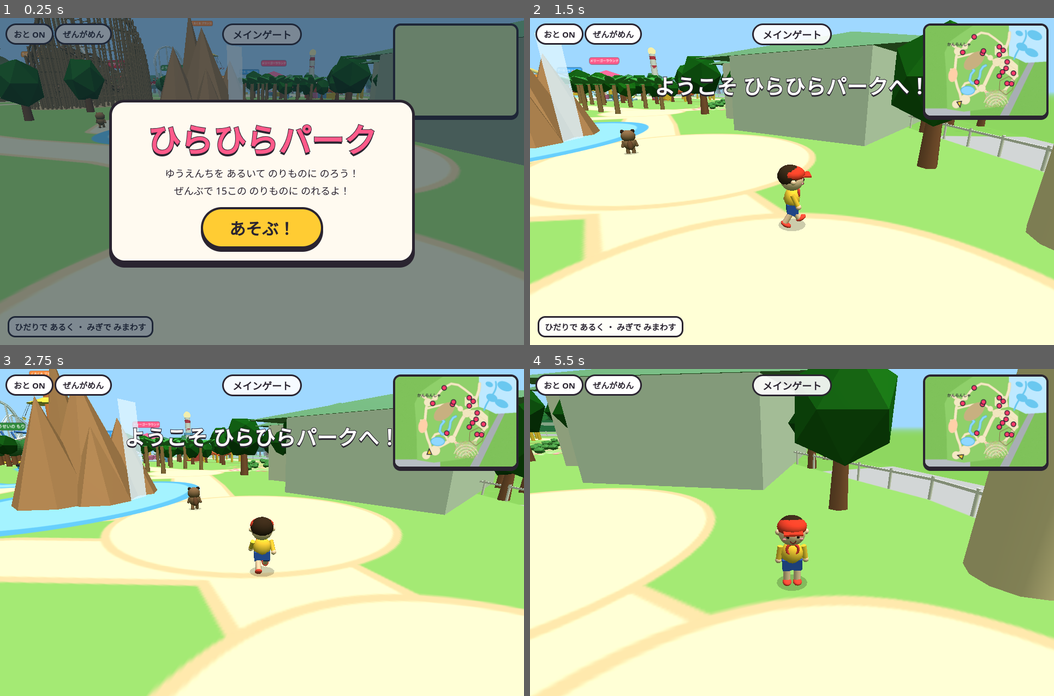
Above: before the commit, frames 1-4 (two rows, left to right).
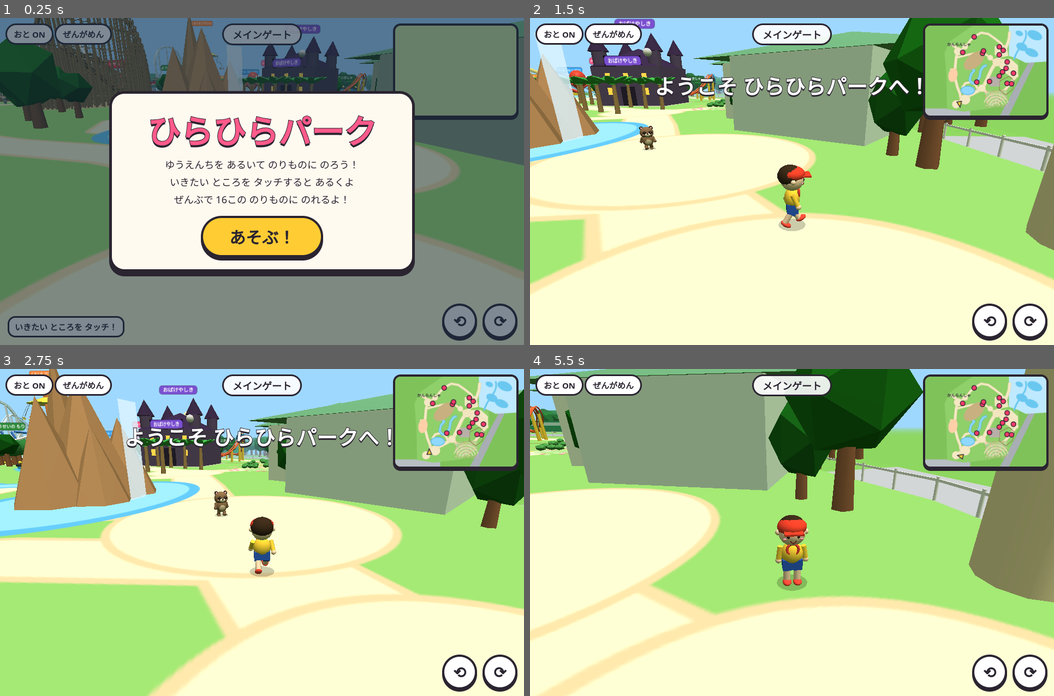
Above: after the commit, the same moments.

Repository: complerseinfo-png/game
Game: browser game, page park/index.html
Two runs of this game, one before a commit and one after it. Both use one fixed random seed, a clock stepped at 60 frames per second and the inputs below.
Inputs (mouse positions are in pixels of both pictures, inside the frame that each line leads up to):
- Up to frame 1 (0.25 s): no input
- Up to frame 2 (1.5 s): click "あそぶ！" at 0.27 s; hold Right from 1.03 s (still down); click (792, 214) at 1.07 s; tap Space at 1.1 s
- Up to frame 3 (2.75 s): release Right at 1.53 s; hold Down 1.58-1.85 s; tap Space at 1.6, 2.1, 2.6 s; click (157, 499) at 1.67 s; hold Left 1.9-2.47 s; click (461, 673) at 2.02 s, where only the run after the commit has a clickable "⟲"; click (366, 483) at 2.27 s; tap D at 2.52 s; hold Up from 2.52 s (still down)
- Up to frame 4 (5.5 s): release Up at 2.82 s; click (870, 597) at 2.87 s; hold Right 2.87-3.53 s; tap Space every 0.5 s from 3.1 to 5.1 s; click (661, 614) at 3.47 s; tap A at 3.52 s; hold Up 3.58-3.82 s; hold Left 3.87-4.3 s; click (792, 467) at 4.07 s; hold Down 4.35-4.68 s; click (1027, 673) at 4.52 s, where only the run after the commit has a clickable "⟳"; tap W at 4.52 s; click (949, 548) at 4.67 s; hold Right 4.73-5.23 s; click (634, 532) at 5.27 s; hold Down from 5.28 s (still down)

The runs differ from the first frame. In frame 1, 16% of the frame differs, in the area x 0-99%, y 0-99%; in frame 2, 9.0%; in frame 3, 6.2%; in frame 4, 8.4%.

Commit message:
park: slow indoor haunted house ride, tap-to-walk controls with camera turn buttons, no background music
Co-Authored-By: Claude Opus 5.5 <noreply@anthropic.com>
Claude-Session: https://claude.ai/code/session_013BDtbipzgeay626yBH3NvG

Diff:
--- a/index.html
+++ b/index.html
@@ -68,7 +68,7 @@
   </a>
   <a class="game" href="park/">
     <span class="icon parkicon" aria-hidden="true"></span>
-    <span><p class="name">ひらひらパーク</p><p class="desc">ゆうえんちを あるいて 15この のりものに のろう！</p></span>
+    <span><p class="name">ひらひらパーク</p><p class="desc">ゆうえんちを あるいて 16この のりものに のろう！</p></span>
   </a>
 </div>
 <script>if('serviceWorker' in navigator)addEventListener('load',()=>navigator.serviceWorker.register('sw.js').catch(()=>{}));</script>
--- a/park/index.html
+++ b/park/index.html
@@ -31,6 +31,7 @@
 #act:active{transform:translateX(-50%) translateY(4px);box-shadow:0 2px 0 var(--ink)}
 #ridebar{position:absolute;right:12px;bottom:12px;display:flex;gap:10px}
 .rb{font:800 18px var(--font);padding:10px 18px;border-radius:999px;border:4px solid var(--ink);background:#fff;color:var(--ink);box-shadow:0 4px 0 var(--ink);cursor:pointer}
+#rot{position:absolute;right:12px;bottom:12px;display:flex;gap:10px}#rot .rb{font-size:28px;width:64px;height:64px;padding:0}
 #joy{position:absolute;width:130px;height:130px;margin:-65px 0 0 -65px;border-radius:50%;background:rgba(255,255,255,.35);border:4px solid rgba(42,36,48,.5);pointer-events:none}
 #knob{position:absolute;left:50%;top:50%;width:56px;height:56px;margin:-28px 0 0 -28px;border-radius:50%;background:#fff;border:4px solid var(--ink)}
 #hint{position:absolute;left:14px;bottom:14px;font:800 15px var(--font);background:rgba(255,255,255,.85);border:3px solid var(--ink);border-radius:14px;padding:6px 10px;pointer-events:none}
@@ -52,9 +53,10 @@
   <button id="act" hidden>のる！</button>
   <div id="ridebar" hidden><button class="rb" id="viewBtn">そとから みる</button><button class="rb" id="exitBtn">おりる</button></div>
   <div id="joy" hidden><div id="knob"></div></div>
-  <div id="hint">ひだりで あるく ・ みぎで みまわす</div>
+  <div id="hint">いきたい ところを タッチ！</div>
+  <div id="rot"><button class="rb" id="rotL" aria-label="ひだりに まわす">⟲</button><button class="rb" id="rotR" aria-label="みぎに まわす">⟳</button></div>
 </div>
-<div class="ov" id="title"><div class="card"><h1>ひらひらパーク</h1><p>ゆうえんちを あるいて のりものに のろう！</p><p>ぜんぶで 15この のりものに のれるよ！</p><button class="big" id="startBtn">あそぶ！</button></div></div>
+<div class="ov" id="title"><div class="card"><h1>ひらひらパーク</h1><p>ゆうえんちを あるいて のりものに のろう！</p><p>いきたい ところを タッチすると あるくよ</p><p>ぜんぶで 16この のりものに のれるよ！</p><button class="big" id="startBtn">あそぶ！</button></div></div>
 <div id="loading">よみこみちゅう…</div>
 <script>
 (()=>{
@@ -338,6 +340,7 @@
   g.fillStyle='#5ab8e8';g.beginPath();g.ellipse(660,1010,112,72,0,0,7);g.fill();g.fillStyle='#8fd8ff';g.beginPath();g.ellipse(660,1010,100,62,0,0,7);g.fill();
   // mini train track
   g.strokeStyle='#8a6a4a';g.lineWidth=8;g.beginPath();MINITRAIN.forEach(([x,y],i)=>i?g.lineTo(x,y):g.moveTo(x,y));g.closePath();g.stroke();
+  g.fillStyle='#b8b0a8';g.fillRect(1000,795,155,150);
   // wooden coaster dirt area
   g.fillStyle='#c8b080';g.save();g.translate(760,545);g.rotate(-0.7);g.beginPath();g.ellipse(0,0,190,105,0,0,7);g.fill();g.restore();
   // playground rubber floor
@@ -549,6 +552,74 @@
 {const g=new THREE.InstancedMesh(new THREE.IcosahedronGeometry(0.7,0),flat(0x4a9a4a),120);const m4=new THREE.Matrix4(); …(224 unchanged characters)…
   const[x,z]=W(1100,1180);floatSign('バラの にわ',x,5,z,'#ff4a7a',7)}
 
+// ---------- haunted house (slow indoor dark ride) ----------
+const HH={};
+{const[x,z]=W(1075,870);HH.x=x;HH.z=z;
+  // outside: a spooky mansion
+  const g=grp(x,0,z);const wall=lam(0x5a4a6a),dk=lam(0x2a2236),roof=lam(0x3a2a4a);
+  boxm(13,8,15,wall,0,4,0,g);for(const[a,b]of[[-5,-6],[5,-6],[-5,6],[5,6]]){cyl(1.4,1.4,11,wall,a,5.5,b,g,8);cone(2,3.5,roof,a,12.7,b,g,8)}
+  const r=cone(10,4,roof,0,10,0,g,4);r.rotation.y=Math.PI/4;
+  for(const zz of[-4,0,4])for(const yy of[3,6]){boxm(0.1,1.4,1,basic(0xffd84a),-6.55,yy,zz,g)}
+  boxm(0.2,4,3,dk,-6.6,2,0,g);board('おばけやしき',-6.75,9,0,8,'#7a4fd0',-Math.PI/2,g);
+  const gh=ball(0.8,new THREE.MeshLambertMaterial({color:0xffffff,transparent:true,opacity:0.85}),-7,10.5,4,g);HH.sign=gh;
+  blockW(x,z,8);floatSign('おばけやしき',x,17,z,'#7a4fd0',9);
+  ANIM.push((dt,t)=>{gh.position.y=10.5+Math.sin(t*2)*0.6;gh.position.z=4+Math.sin(t*0.7)*2});
+  // inside: a closed dark building far away from the park
+  const I=grp(420,0,0);HH.I=I;const OX=420;PARENT=I;
+  const floor=mesh(new THREE.PlaneGeometry(34,46),lam(0x2a2430),0,0,0);floor.rotation.x=-Math.PI/2;
+  const ceil=mesh(new THREE.PlaneGeometry(34,46),lam(0x140f1c),0,6,0);ceil.rotation.x=Math.PI/2;
+  const wm=new THREE.MeshLambertMaterial({map:ctex(128,128,(q,w)=>{q.fillStyle='#3a2a4a';q.fillRect(0,0,w,w);q.fillStyle='#4a3a5a';for(let i=0;i<8;i++)q.fillRect(i*16,0,6,w)},6,1)});
+  for(const s of[-1,1]){const w=mesh(new THREE.PlaneGeometry(46,6),wm,s*17,3,0);w.rotation.y=-s*Math.PI/2}
+  for(const s of[-1,1]){const w=mesh(new THREE.PlaneGeometry(34,6),wm,0,3,s*23);w.rotation.y=s>0?Math.PI:0}
+  boxm(0.6,6,26,wm,0,3,4);// middle wall splits the way in and the way back
+  // track
+  const P=[[-3,21],[-5,15],[-8,9],[-7,3],[-9,-3],[-6,-10],[0,-15],[6,-10],[9,-3],[7,3],[8,9],[5,15],[3,21]].map(([a,b])=>new THREE.Vector3(a,0.05,b));
+  HH.curve=new THREE.CatmullRomCurve3(P);HH.L=HH.curve.getLength();
+  mesh(new THREE.TubeGeometry(HH.curve,120,0.12,5),lam(0x55505a),0,0,0);
+  // the cart
+  HH.cart=grp(0,0,0,I);boxm(1.6,0.8,2,lam(0x6a2a8a),0,0.5,0,HH.cart);boxm(1.6,0.9,0.3,lam(0x6a2a8a),0,1,-0.9,HH.cart);cyl(0.05,0.05,1.6,lam(0xffd23b),0,0.85,0.75,HH.cart).rotation.z=Math.PI/2;
+  HH.lamp=new THREE.PointLight(0xffc880,0,9,1.5);HH.lamp.position.set(0,2.2,0.6);HH.cart.add(HH.lamp);
+  const pos=u=>HH.curve.getPointAt(clamp(u,0,1));
+  HH.place=u=>{const p=pos(u),t=HH.curve.getTangentAt(clamp(u,0,0.999));HH.cart.position.copy(p);HH.cart.lookAt(p.x+t.x,p.y,p.z+t.z)};HH.place(0);
+  const glow=c=>new THREE.MeshBasicMaterial({color:c});
+  HH.ev=[];const ev=(u,f,init)=>{const o={u,f,done:false};if(init)init(o);HH.ev.push(o);return o};
+  // 1) graveyard + a ghost rising from the ground
+  for(let i=0;i<6;i++){const tb=boxm(1,1.4,0.3,lam(0x8a8a96),-11-((i%2)*2),0.7,12-i*1.6);tb.rotation.y=rand(-0.3,0.3)}
+  ev(0.08,(o,k)=>{o.g.position.y=-2+Math.min(1,k*1.5)*3.5;o.g.rotation.y=Math.sin(k*6)*0.3},o=>{o.g=animal(AN.ghost.d).g;o.g.traverse(n=>{if(n.material&&n.material.emissive)n.material.emissive.setHex(0x555566)});o.g.position.set(-12,-2,8);o.g.rotation.y=Math.PI/2;I.add(o.g);o.say='ばあ〜！';o.snd='ghost'});
+  // 2) portraits whose eyes glow
+  ev(0.22,(o,k)=>{o.eyes.forEach(e=>e.visible=Math.sin(k*10)>-0.6)},o=>{o.eyes=[];for(let i=0;i<3;i++){const z=10-i*4;boxm(0.1,1.8,1.4,lam(0x8a6a2a),-0.35,3,z);boxm(0.05,1.5,1.1,lam(0x2a2a3a),-0.42,3,z);for(const s of[-1,1]){const e=ball(0.07,glow(0xff3030),-0.46,3.2,z+s*0.22);e.visible=false;o.eyes.push(e)}}o.say='じーっ…';o.snd='low'});
+  // 3) a skeleton sits up in its coffin
+  ev(0.36,(o,k)=>{o.g.rotation.z=-Math.PI/2+Math.min(1,k*2)*Math.PI/2*0.9;o.jaw.rotation.x=Math.sin(k*20)*0.3},o=>{boxm(1.4,0.6,2.6,lam(0x4a2a1a),-11.5,0.3,-3);const g=grp(-11.5,0.6,-3.8,I);o.g=g;g.rotation.y=Math.PI/2;
+    const bone=lam(0xf0ece0);ball(0.4,bone,0,1.6,0,g);for(const s of[-1,1])ball(0.09,glow(0x111111),s*0.14,1.65,0.33,g);o.jaw=grp(0,1.35,0.1,g);boxm(0.4,0.12,0.2,bone,0,0,0.1,o.jaw);for(let i=0;i<5;i++)boxm(0.6,0.06,0.25,bone,0,1.05-i*0.15,0,g);cyl(0.05,0.05,1,bone,0,0.8,0,g);for(const s of[-1,1]){const a=cyl(0.04,0.04,0.8,bone,s*0.35,0.8,0.1,g);a.rotation.z=s*0.4}
+    g.rotation.z=-Math.PI/2;o.say='カタカタカタ…';o.snd='rattle'});
+  // 4) a giant (cute) spider comes down from the ceiling
+  ev(0.5,(o,k)=>{const d=k<0.8?Math.min(1,k*2.5):Math.max(0,1-(k-0.8)*3);o.g.position.y=6-d*3.2;o.legs.forEach((l,i)=>l.rotation.z=(i%2?1:-1)*(0.6+Math.sin(k*15+i)*0.25))},o=>{const g=grp(0,6,-13,I);o.g=g;cyl(0.02,0.02,4,lam(0xdddddd),0,2,0,g,4);ball(0.9,lam(0x1a1a22),0,0,0,g);ball(0.55,lam(0x1a1a22),0,-0.1,0.9,g);for(const s of[-1,1])ball(0.14,glow(0xff3a3a),s*0.22,0,1.38,g);
+    o.legs=[];for(let i=0;i<8;i++){const side=i<4?-1:1;const l=grp(side*0.7,0,-0.5+(i%4)*0.4,g);const c=cyl(0.06,0.06,1.6,lam(0x1a1a22),side*0.7,-0.3,0,l,5);c.rotation.z=side*1.1;o.legs.push(l)}o.say='わっ！ クモ〜！';o.snd='boo'});
+  // 5) laughing pumpkins
+  ev(0.63,(o,k)=>{o.p.forEach((p,i)=>{const s=1+Math.abs(Math.sin(k*12+i))*0.25;p.scale.set(s,s*0.85,s)})},o=>{o.p=[];for(let i=0;i<4;i++){const g=grp(11,0.6+(i%2)*1.5,-4+i*2.2,I);ball(0.7,lam(0xff8a1a),0,0,0,g,1,0.85,1);for(const s of[-1,1])cone(0.12,0.2,glow(0xffe060),s*0.25,0.1,-0.62,g,3).rotation.x=-Math.PI/2;boxm(0.4,0.1,0.05,glow(0xffe060),0,-0.2,-0.65,g);cyl(0.06,0.08,0.3,lam(0x3a6a2a),0,0.65,0,g,5);o.p.push(g)}o.say='ケケケケ〜！';o.snd='laugh'});
+  // 6) bats swoop past
+  ev(0.74,(o,k)=>{o.b.forEach((b,i)=>{b.position.set(6+Math.sin(k*3+i)*3,2.5+Math.sin(k*8+i*2)*0.8,3+i*1.5-k*8);b.children.forEach((w,j)=>{if(j)w.rotation.z=Math.sin(k*30)*0.8*(j===1?1:-1)})})},o=>{o.b=[];for(let i=0;i<5;i++){const b=grp(6,3,3,I);ball(0.2,lam(0x1a1a22),0,0,0,b);for(const s of[-1,1]){const w=grp(s*0.15,0,0,b);boxm(0.6,0.04,0.35,lam(0x2a2a32),s*0.3,0,0,w)}o.b.push(b)}o.say='バサバサッ！';o.snd='flap'});
+  // 7) friendly ghosts say goodbye
+  ev(0.86,(o,k)=>{o.g.forEach((p,i)=>{p.g.position.y=0.5+Math.sin(k*4+i)*0.3;p.arms[0].rotation.z=-1.5+Math.sin(k*10+i)*0.5})},o=>{o.g=[];for(let i=0;i<3;i++){const p=animal(AN.ghost.d);p.g.traverse(n=>{if(n.material&&n.material.emissive)n.material.emissive.setHex(0x555566)});p.g.position.set(10.5-i*1.2,0.5,13+i*1.5);p.g.rotation.y=-Math.PI/2;p.g.scale.setScalar(0.8);I.add(p.g);o.g.push(p)}o.say='またきてね〜！';o.snd='bye'});
+  // dim candles
+  for(let i=0;i<10;i++){const c=grp(i<5?-15:15,0,-18+i%5*9,I);cyl(0.1,0.1,1.2,lam(0xf0e8d0),0,0.6,0,c,6);ball(0.12,glow(0xffb040),0,1.3,0,c)}
+  PARENT=scene;
+  RIDES.push({name:'おばけやしき',x:x-8.5,z,r:4.5,open:true,board:()=>startRide(hauntRide())});
+}
+function hauntSnd(k){switch(k){case'ghost':tone(400,1.2,'sine',.08,-200);tone(410,1.2,'triangle',.05,-180,.1);break;case'low':tone(110,1.5,'sine',.08,-20);break;
+  case'rattle':for(let i=0;i<10;i++)noise(.04,.08,2500,3,i*.07);break;case'boo':tone(200,.6,'sawtooth',.06,-80);noise(.4,.1,600,1);break;
+  case'laugh':for(let i=0;i<6;i++)tone(700-i*40,.1,'square',.04,0,i*.13);break;case'flap':for(let i=0;i<8;i++)noise(.05,.08,1500,1,i*.06);break;
+  case'bye':[N.C5,N.E5,N.G5,N.C5*2].forEach((f,i)=>tone(f,.3,'sine',.06,0,i*.15));break}}
+let savedLight=null;
+function hauntRide(){return{name:'おばけやしき',seat:()=>HH.cart,eye:new THREE.Vector3(0,1.55,-0.2),fwd:new THREE.Vector3(0,0,1),me:new THREE.Vector3(0,0.4,-0.2),meS:0.6,out:6,
+  onStart(r){r.u=0;HH.ev.forEach(e=>{e.done=false;e.k=0});savedLight=[hemi.intensity,sun.intensity];hemi.intensity=0.22;sun.intensity=0;HH.lamp.intensity=1.4;scene.fog.color.setHex(0x000000);scene.background.setHex(0x000000);
+    noise(1.2,.08,300,2,0,'bandpass',150);toast('ギィィィ… おばけやしきに はいるよ…',2.2);windOn(0)},
+  update(dt,r){r.u+=1.6*dt/HH.L;HH.place(r.u);HH.lamp.intensity=1.3+Math.sin(r.t*13)*0.1+(Math.random()<0.01?-0.8:0);
+    for(const e of HH.ev){if(r.u>e.u&&!e.done){e.done=true;e.k=0.0001;toast(e.say,1.6);hauntSnd(e.snd);shake=0.25}if(e.k>0){e.k+=dt;e.f(e,e.k)}}
+    if(r.u<0.95&&Math.random()<dt*0.05){hemi.intensity=1.2;setTimeout(()=>{if(ride)hemi.intensity=0.22},90);noise(1.5,.12,200,0.7,0.1,'lowpass',60)}},
+  done(r){return r.u>=1},
+  onEnd(){if(savedLight){hemi.intensity=savedLight[0];sun.intensity=savedLight[1]}HH.lamp.intensity=0;scene.fog.color.setHex(SKY);scene.background.setHex(SKY);toast('こわかった〜！ でも たのしかったね',2)}}}
+
 // ================= the boy =================
 function makeBoy(){const g=new THREE.Group();const root=grp(0,0,0,g);const skin=lam(0xffd9b8);const P={g,legs:[],arms:[]};
   const sh=mesh(new THREE.CircleGeometry(0.45,16),new THREE.MeshBasicMaterial({color:0,transparent:true,opacity:0.2,depthWrite:false}),0,0.02,0,g);sh.rotation.x=-Math.PI/2;
@@ -584,21 +655,25 @@
 const joy={on:false,id:null,ox:0,oy:0,x:0,y:0};const look={id:null,lx:0,ly:0};const keys={};
 let camYaw=0,camPitch=0.35,camDist=9,camAuto=true;
 addEventListener('keydown',e=>{keys[e.code]=true});addEventListener('keyup',e=>{keys[e.code]=false});
+const go={id:null,target:null,stuck:0};const _ray=new THREE.Raycaster(),_gp=new THREE.Plane(new THREE.Vector3(0,1,0),0),_hit=new THREE.Vector3();
+const marker=mesh(new THREE.RingGeometry(0.5,0.8,24),new THREE.MeshBasicMaterial({color:0xffd23b,transparent:true,opacity:0.9,depthWrite:false}),0,0.06,0);marker.rotation.x=-Math.PI/2;marker.visible=false;
+function aimAt(e){_ray.setFromCamera({x:e.clientX/innerWidth*2-1,y:-(e.clientY/innerHeight)*2+1},camera);if(_ray.ray.intersectPlane(_gp,_hit)){const d=Math.hypot(_hit.x-B.x,_hit.z-B.z);if(d>60)return;go.target={x:_hit.x,z:_hit.z};go.stuck=0;marker.position.set(_hit.x,0.06,_hit.z);marker.visible=true;$('hint').hidden=true}}
 canvas.addEventListener('pointerdown',e=>{audio();
-  if(e.clientX<innerWidth*0.5&&mode==='walk'&&joy.id===null){joy.id=e.pointerId;joy.ox=e.clientX;joy.oy=e.clientY;joy.x=joy.y=0;const j=$('joy');j.hidden=false;j.style.left=e.clientX+'px';j.style.top=e.clientY+'px';$('knob').style.transform='';$('hint').hidden=true}
+  if(mode==='walk'){if(go.id===null){go.id=e.pointerId;aimAt(e)}}
   else if(look.id===null){look.id=e.pointerId;look.lx=e.clientX;look.ly=e.clientY}
   canvas.setPointerCapture(e.pointerId)});
 canvas.addEventListener('pointermove',e=>{
-  if(e.pointerId===joy.id){let dx=e.clientX-joy.ox,dy=e.clientY-joy.oy;const d=Math.hypot(dx,dy),m=55;if(d>m){dx*=m/d;dy*=m/d}joy.x=dx/m;joy.y=dy/m;$('knob').style.transform=`translate(${dx}px,${dy}px)`}
+  if(e.pointerId===go.id&&mode==='walk'){aimAt(e)}
   else if(e.pointerId===look.id){const dx=e.clientX-look.lx,dy=e.clientY-look.ly;look.lx=e.clientX;look.ly=e.clientY;
     if(mode==='walk'){camYaw-=dx*0.006;camPitch=clamp(camPitch+dy*0.004,0.08,1.1);camAuto=false;camAutoT=2}
     else{rideYaw-=dx*0.006;ridePitch=clamp(ridePitch-dy*0.005,-1.2,0.9)}}});
-function endPtr(e){if(e.pointerId===joy.id){joy.id=null;joy.x=joy.y=0;$('joy').hidden=true}if(e.pointerId===look.id)look.id=null}
+function endPtr(e){if(e.pointerId===go.id)go.id=null;if(e.pointerId===look.id)look.id=null}
 canvas.addEventListener('pointerup',endPtr);canvas.addEventListener('pointercancel',endPtr);
-let camAutoT=0;
+let camAutoT=0,rotDir=0;
+for(const[id,d]of[['rotL',1],['rotR',-1]]){const b=$(id);b.addEventListener('pointerdown',e=>{e.preventDefault();rotDir=d});for(const ev of['pointerup','pointerleave','pointercancel'])b.addEventListener(ev,()=>{rotDir=0})}
 
 // ================= modes: walk / ride =================
-let mode='walk',ride=null,rideYaw=0,ridePitch=-0.1,rideView='in';
+let shake=0;let mode='walk',ride=null,rideYaw=0,ridePitch=-0.1,rideView='in';
 let nearRide=null,toastT=0,lastSoon={};
 function toast(t,d=2.2){const el=$('toast');el.textContent=t;el.style.opacity=1;toastT=d}
 $('act').addEventListener('click',()=>{if(nearRide&&nearRide.board){nearRide.board()}});
@@ -608,7 +683,7 @@
   // take the gondola nearest to the bottom
   let best=0,bd=9;for(let i=0;i<FW.n;i++){let a=(i/FW.n*Math.PI*2+FW.ang)%(Math.PI*2);let d=Math.abs(a-Math.PI*1.5);if(d<bd){bd=d;best=i}}
   ride={kind:'ferris',g:best,start:FW.ang,top:false};mode='ride';rideView='in';rideYaw=0;ridePitch=-0.15;
-  $('act').hidden=true;$('ridebar').hidden=false;$('viewBtn').textContent='そとから みる';$('joy').hidden=true;joy.id=null;
+  $('act').hidden=true;$('ridebar').hidden=false;$('rot').hidden=true;go.target=null;marker.visible=false;$('viewBtn').textContent='そとから みる';
   boy.g.visible=false;chime();toast('かんらんしゃに のったよ！',2);FW.wSave=FW.w;
   // our gondola gets a little passenger (the boy) when seen from outside
   const gd=FW.gs[best];ride.me=makeBoy();scene.remove(ride.me.g);gd.add(ride.me.g);ride.me.g.position.set(0,-1.45,0.7);ride.me.g.scale.setScalar(0.9);ride.me.g.rotation.y=0;
@@ -625,7 +700,7 @@
   done(r){return r.dist>=C.L-1}}}
 function startRide(cfg){
   ride={kind:'gen',cfg,t:0,entry:nearRide};mode='ride';rideView='in';rideYaw=0;ridePitch=0;
-  $('act').hidden=true;$('ridebar').hidden=false;$('viewBtn').textContent='そとから みる';$('joy').hidden=true;joy.id=null;
+  $('act').hidden=true;$('ridebar').hidden=false;$('rot').hidden=true;go.target=null;marker.visible=false;$('viewBtn').textContent='そとから みる';
   boy.g.visible=false;chime();toast(cfg.name+'に のったよ！',2);
   const seat=cfg.seat();ride.seat=seat;ride.me=makeBoy();scene.remove(ride.me.g);seat.add(ride.me.g);ride.me.g.position.copy(cfg.me);ride.me.g.scale.setScalar(cfg.meS||0.6);ride.me.g.rotation.y=Math.atan2(cfg.fwd.x,cfg.fwd.z);
   ride.me.legs.forEach(l=>l.rotation.x=-1.3);
@@ -644,6 +719,7 @@
     case'drop':r.st=0.1;{const c=cfg.drop.c;if(c>0.55&&c<0.6&&!r.top){r.top=1;toast('てっぺん… ドキドキ…',1.2)}if(c>0.6&&c<0.66&&!r.fall){r.fall=1;toast('ストーーン！！',1.2);tone(700,.6,'sine',.06,-500);windOn(0.14)}if(c<0.1){r.top=0;r.fall=0;windOn(0.02)}}break;
   }}
 function endRide(early){
+  if(ride&&ride.kind==='gen'&&ride.cfg.onEnd)ride.cfg.onEnd();
   if(ride&&ride.me){ride.me.g.parent&&ride.me.g.parent.remove(ride.me.g)}
   if(ride&&ride.kind==='gen'&&ride.entry){const e=ride.entry;const ang=Math.atan2(B.x-e.x,B.z-e.z);B.x=e.x+Math.sin(ang)*(e.r-0.5);B.z=e.z+Math.cos(ang)*(e.r-0.5);B.head=ang;camYaw=B.head+Math.PI}
   else{B.x=FW.px+FW.nx*3;B.z=FW.pz+FW.nz*3;B.head=Math.atan2(FW.nx,FW.nz);camYaw=B.head+Math.PI}
@@ -686,21 +762,25 @@
 }
 function updateWalk(dt,t){
   let mx=joy.x,my=joy.y;if(keys.ArrowLeft||keys.KeyA)mx=-1;if(keys.ArrowRight||keys.KeyD)mx=1;if(keys.ArrowUp||keys.KeyW)my=-1;if(keys.ArrowDown||keys.KeyS)my=1;
-  const m=Math.min(1,Math.hypot(mx,my));
-  B.px=B.x;B.pz=B.z;
-  if(m>0.1){const fx=-Math.sin(camYaw),fz=-Math.cos(camYaw),rx=-fz,rz=fx;// camera forward and right on the ground
-    const dx=fx*(-my)+rx*mx,dz=fz*(-my)+rz*mx;const dl=Math.hypot(dx,dz)||1;const sp=9*m;B.x+=dx/dl*sp*dt;B.z+=dz/dl*sp*dt;
+  let m=Math.min(1,Math.hypot(mx,my));
+  B.px=B.x;B.pz=B.z;let dx,dz;
+  if(m>0.1){go.target=null;marker.visible=false;const fx=-Math.sin(camYaw),fz=-Math.cos(camYaw),rx=-fz,rz=fx;dx=fx*(-my)+rx*mx;dz=fz*(-my)+rz*mx}
+  else if(go.target){dx=go.target.x-B.x;dz=go.target.z-B.z;const d=Math.hypot(dx,dz);if(d<0.5){go.target=null;marker.visible=false;m=0}else m=Math.min(1,d/1.5+0.25)}
+  marker.scale.setScalar(1+Math.sin(t*6)*0.12);
+  if(m>0.1){const dl=Math.hypot(dx,dz)||1;const sp=9*m;B.x+=dx/dl*sp*dt;B.z+=dz/dl*sp*dt;
     const want=Math.atan2(dx,dz);let d=want-B.head;while(d>Math.PI)d-=Math.PI*2;while(d<-Math.PI)d+=Math.PI*2;B.head+=d*Math.min(1,dt*10);B.v=m;
     if(Math.floor(t*4)!==Math.floor((t-dt)*4))tone(rand(160,200),.05,'sine',.03)}
   else B.v=0;
   collideBoy();
+  if(go.target){const moved=Math.hypot(B.x-B.px,B.z-B.pz);if(moved<0.02*m*9*dt*5&&m>0.1){go.stuck+=dt;if(go.stuck>0.8){go.target=null;marker.visible=false}}else go.stuck=0}
   boy.g.position.set(B.x,B.v>0?Math.abs(Math.sin(t*12))*0.1:0,B.z);boy.g.rotation.y=B.head;
   const s=B.v>0?Math.sin(t*12):0;boy.legs.forEach((l,i)=>l.rotation.x=(i?1:-1)*s*0.7);boy.arms.forEach((a,i)=>a.rotation.x=(i?-1:1)*s*0.6);
+  if(rotDir){camYaw+=rotDir*dt*1.8;camAutoT=2.5}
   // the camera drifts back behind the boy while walking
   if(camAutoT>0)camAutoT-=dt;else if(B.v>0){let d=(B.head+Math.PI)-camYaw;while(d>Math.PI)d-=Math.PI*2;while(d<-Math.PI)d+=Math.PI*2;camYaw+=d*Math.min(1,dt*1.2)}
   // near a ride?
   nearRide=null;{let bd=1e9;for(const r of RIDES){const d=Math.hypot(B.x-r.x,B.z-r.z);if(d<r.r&&d/r.r<bd){bd=d/r.r;nearRide=r}}}
-  if(nearRide&&nearRide.open){$('act').hidden=false;$('act').textContent=nearRide.name+'に のる！'}else $('act').hidden=true;
+  $('rot').hidden=false;if(nearRide&&nearRide.open){$('act').hidden=false;$('act').textContent=nearRide.name+'に のる！'}else $('act').hidden=true;
   if(nearRide&&!nearRide.open&&(!lastSoon[nearRide.name]||t-lastSoon[nearRide.name]>25)){lastSoon[nearRide.name]=t;toast(nearRide.name+' … もうすぐ のれるよ！',2.4)}
   const an=areaName();if($('area').textContent!==an)$('area').textContent=an;
 }
@@ -710,7 +790,9 @@
     camera.position.lerp(_v.set(cx,cy,cz),Math.min(1,dt*6));camera.lookAt(B.x,1.6,B.z)}
   else if(ride&&ride.kind==='gen'){const c=ride.cfg,seat=ride.seat;ride.me.g.visible=rideView!=='in';
     if(rideView==='in'){seat.updateWorldMatrix(true,false);camera.position.copy(c.eye);seat.localToWorld(camera.positio …(202 unchanged characters)…
-    else{const wp=seat.getWorldPosition(_p);const d=c.out||10;const a=rideYaw+camYaw;camera.position.set(wp.x+Math.sin(a)*d,wp.y+d*0.45+ridePitch*6,wp.z+Math.cos(a)*d);camera.lookAt(wp)}}
+    if(shake>0){shake-=dt;camera.position.x+=rand(-.05,.05);camera.position.y+=rand(-.05,.05)}
+    else{}
+    if(rideView!=='in'){const wp=seat.getWorldPosition(_p);const d=c.out||10;const a=rideYaw+camYaw;camera.position.set(wp.x+Math.sin(a)*d,wp.y+d*0.45+ridePitch*6,wp.z+Math.cos(a)*d);camera.lookAt(wp)}}
   else if(ride&&ride.kind==='ferris'){const gd=FW.gs[ride.g];const wp=gd.getWorldPosition(_v);
     if(ride.me)ride.me.g.visible=rideView!=='in';
     if(rideView==='in'){const base=Math.atan2(FW.nx,FW.nz)+rideYaw;const hx=Math.sin(base),hz=Math.cos(base);camera.pos …(205 unchanged characters)…
@@ -723,7 +805,7 @@
   for(const f of ANIM)f(dt,t);
   outTrain.position.set(0,0,0);{const u=(t*0.04)%2,k=u<1?u:2-u;const[ax,az]=W(1840,250),[bx,bz]=W(1250,1400);outTrain.position.set(ax+(bx-ax)*k+3,0,az+(bz-az)*k);outTrain.rotation.y=Math.atan2(bx-ax,bz-az)}
   updateGuests(dt,t);
-  if(started){if(mode==='walk')updateWalk(dt,t);else if(ride)updateRide(dt,t);music(dt)}
+  if(started){if(mode==='walk')updateWalk(dt,t);else if(ride)updateRide(dt,t)}
   updateCamera(dt,t);
   if(toastT>0){toastT-=dt;if(toastT<=0)$('toast').style.opacity=0}
   if(Math.floor(t*4)!==Math.floor((t-dt)*4))drawMap();
